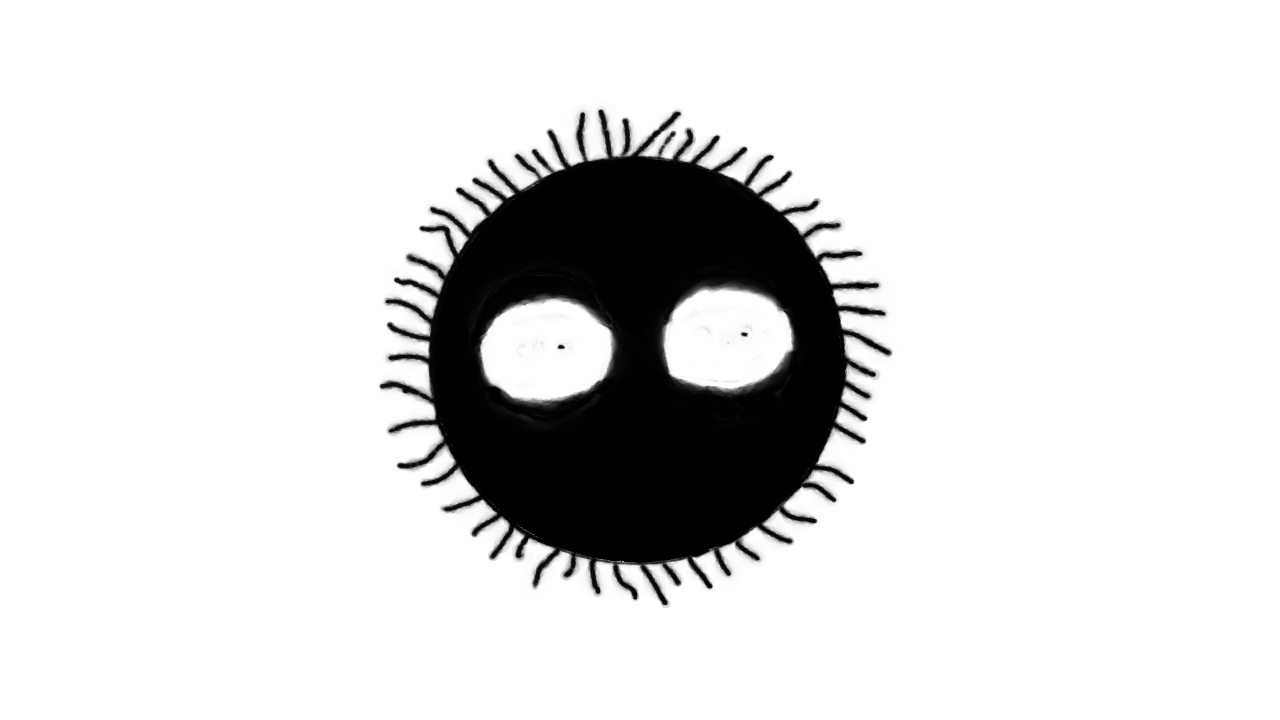
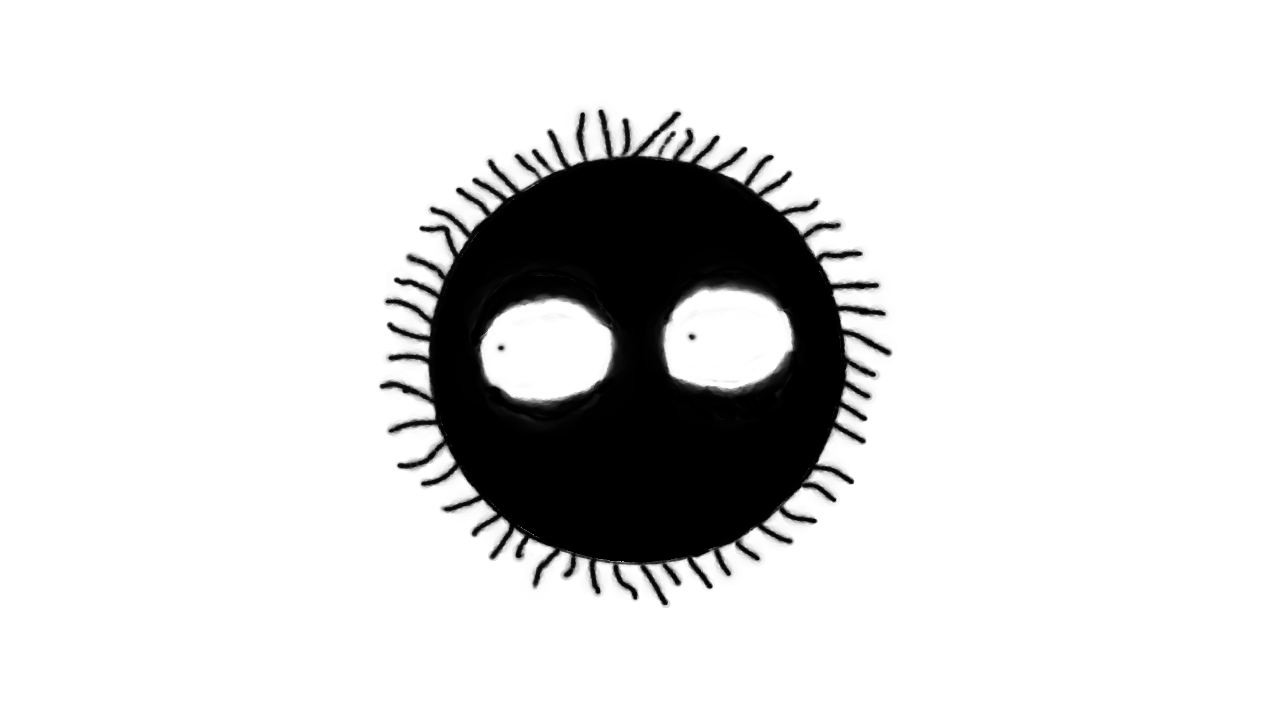
Comparing the layer stacks of the two 1280px x 720px images. Changes:
painted on "eye white" over 494, 323, 773, 360
painted on "body/fuzz" over 494, 323, 773, 360